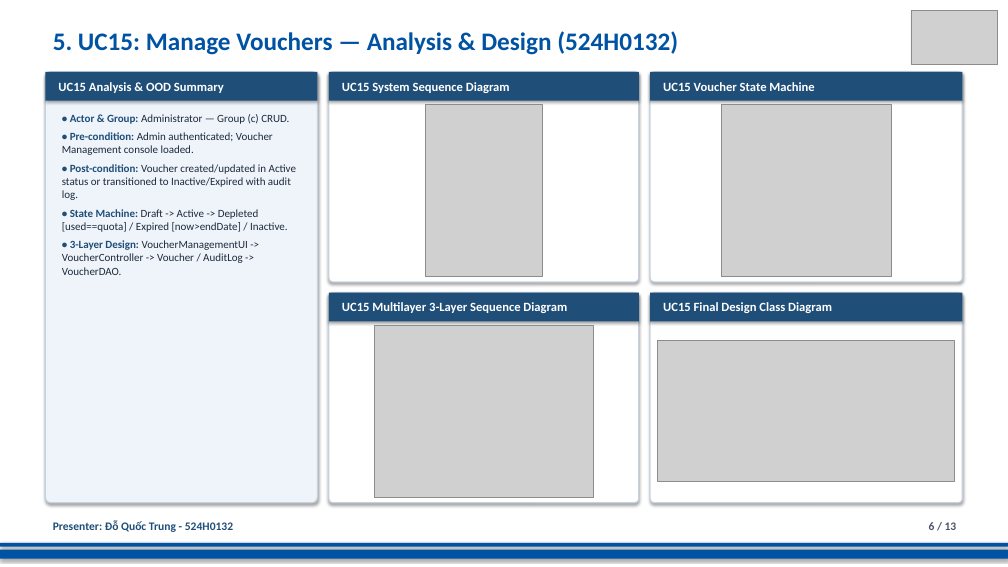
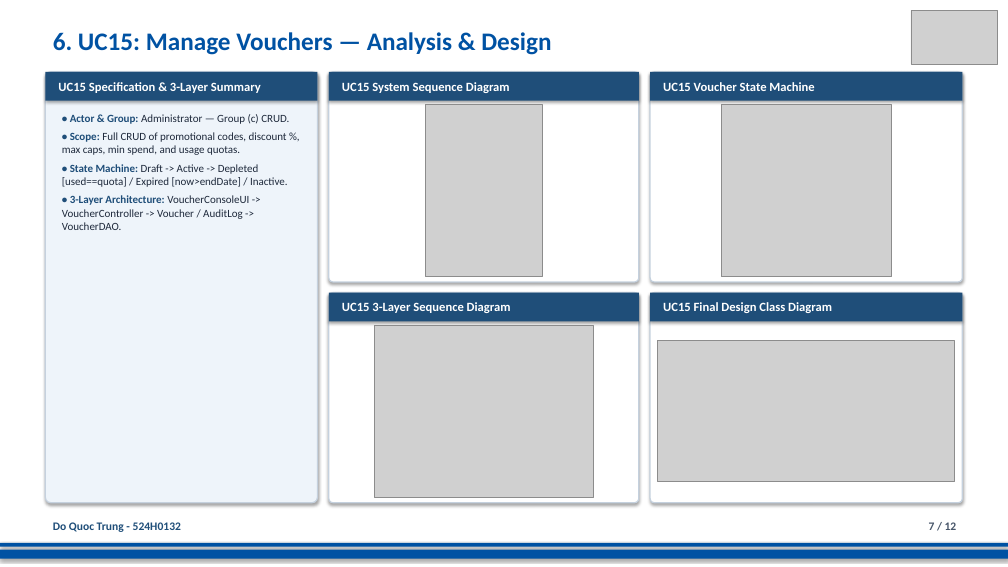
Before and after one commit to DoQuocTrung06/SaigonBite-RAD-TeamF10, a slide deck: slide 7 of Part_2/TeamF10_Presentation_for_SaigonBite.pptx (slide 6 before the commit). Drawn at 1008x567 pixels with LibreOffice and Linux fonts; fonts in the diff are those of the drawing; grey boxes stand for pictures. Boxes give left, top, right and bottom in pixels: in the first picture for what was removed or moved away, otherwise in the second. Text is boxed around its words. In the diff, an @@ line names an element or a change of style, - is before the commit and + after.

```diff
--- a/Part_2/TeamF10_Presentation_for_SaigonBite.pptx
+++ b/Part_2/TeamF10_Presentation_for_SaigonBite.pptx
@@ text at (53, 32, 551, 55): text changed @@
-5. UC15: Manage Vouchers — Analysis & Design (524H0132)
+6. UC15: Manage Vouchers — Analysis & Design
@@ text in rectangle at (58, 82, 261, 93): text changed @@
-UC15 Analysis & OOD Summary
+UC15 Specification & 3-Layer Summary
@@ text at (62, 132, 287, 155): text changed @@
-• Pre-condition: Admin authenticated; Voucher Management console loaded.
-• Post-condition: Voucher created/updated in Active status or transitioned to Inactive/Expired with audit log.
+• Scope: Full CRUD of promotional codes, discount %, max caps, min spend, and usage quotas.
@@ text at (62, 195, 249, 230): text changed @@
-• 3-Layer Design: VoucherManagementUI -> VoucherController -> Voucher / AuditLog -> VoucherDAO.
+• 3-Layer Architecture: VoucherConsoleUI -> VoucherController -> Voucher / AuditLog -> VoucherDAO.
@@ text in rectangle at (342, 302, 511, 313): text changed @@
-UC15 Multilayer 3-Layer Sequence Diagram
+UC15 3-Layer Sequence Diagram
@@ text at (53, 522, 181, 532): text changed @@
-Presenter: Đỗ Quốc Trung - 524H0132
+Do Quoc Trung - 524H0132
@@ text at (929, 522, 957, 530): text changed @@
-6 / 13
+7 / 12
```
Also in this commit, not shown: 11 other slides changed, 1 slide removed.
